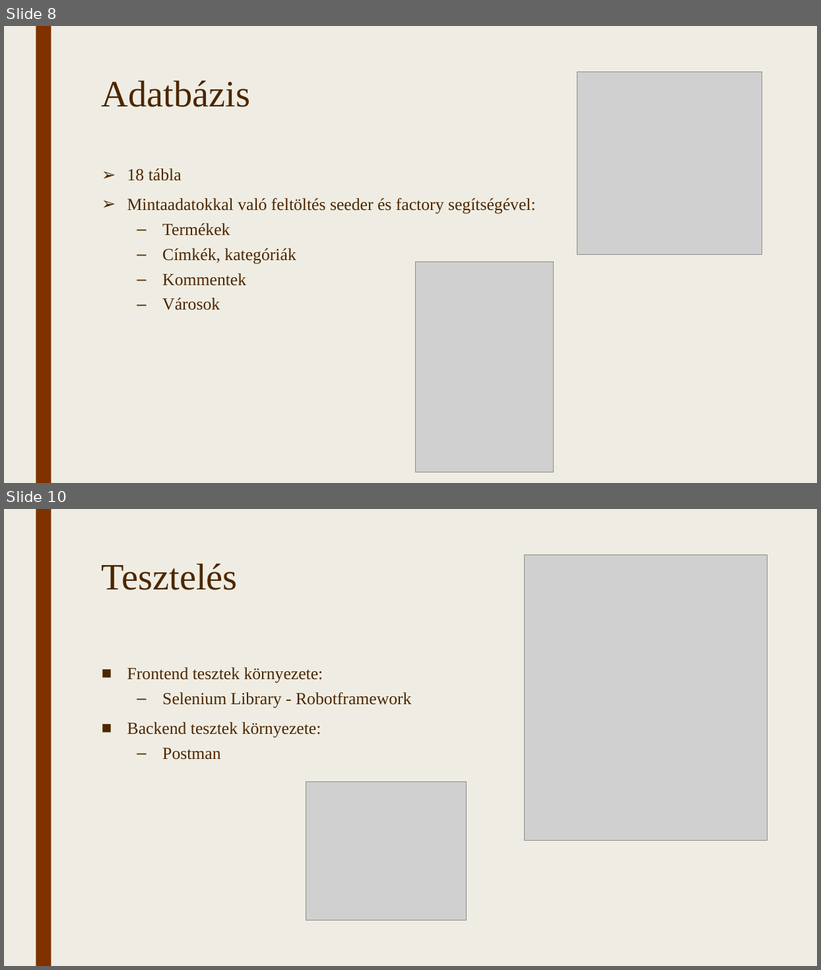
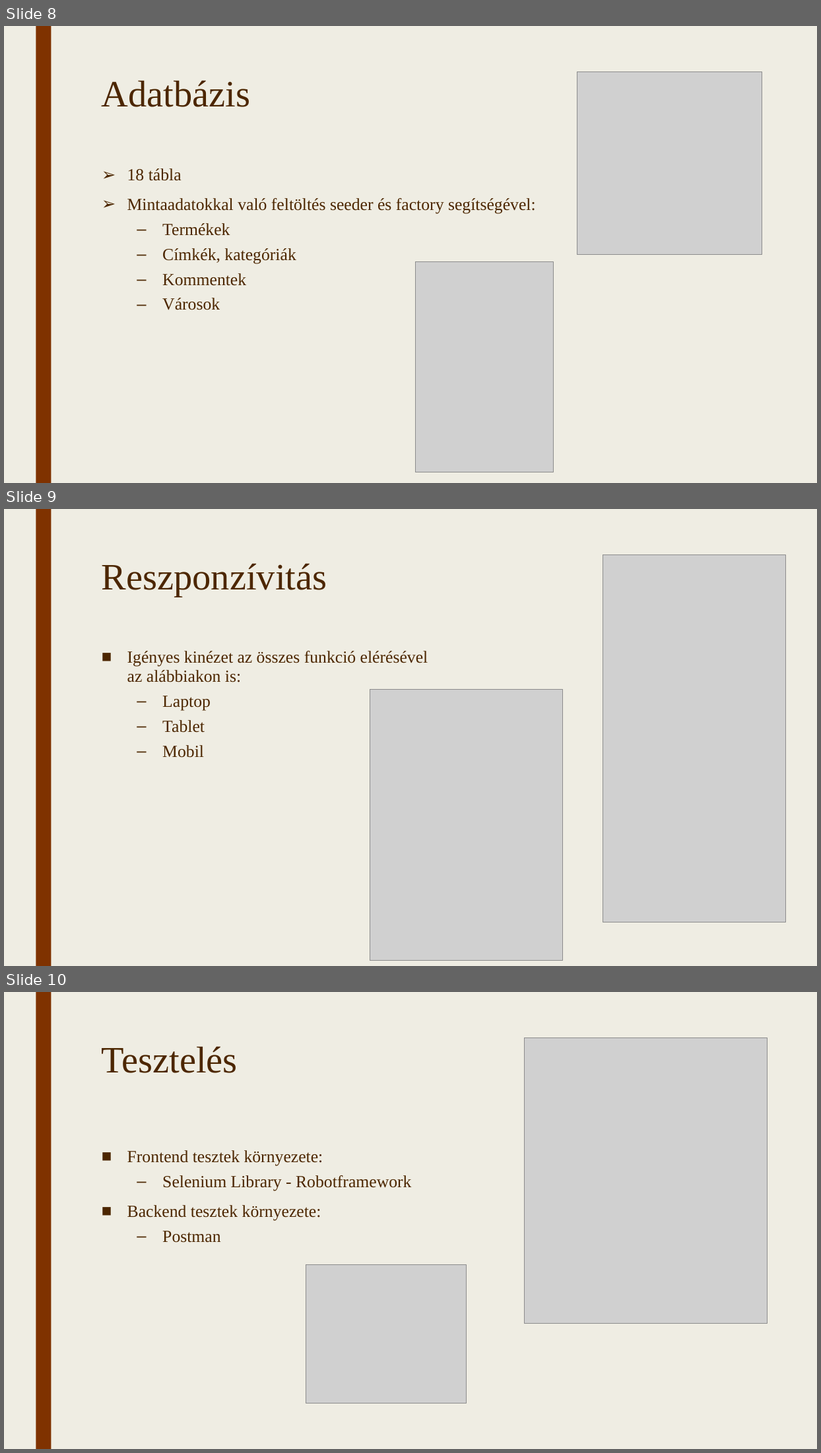
Before and after one commit to TothpalIstvano/13_S1_4_vizsgaremek, a slide deck: Fájlok/Bemutató.pptx. Shown one above the other, each under a label of ours: slides 8 and 10 before the commit, slides 8, 9 and 10 after it; the slides between them are not shown. The pictures are 821x970 and 821x1453 pixels, drawn with LibreOffice and Linux fonts; fonts in the diff are those of the drawing; grey boxes stand for pictures. Boxes give left, top, right and bottom in pixels: in the first picture for what was removed or moved away, otherwise in the second. Text is boxed around its words. In the diff, an @@ line names an element or a change of style, - is before the commit and + after.

```diff
--- a/Fájlok/Bemutató.pptx
+++ b/Fájlok/Bemutató.pptx
@@ slide 9 added at [4,509,817,966], background #EFEDE3; not listed: 1 template element that a slide beside it also shows @@
@@ title added at [102,563,327,597], 44 pt, text #4C2600 @@
+Reszponzívitás
@@ picture added at [603,555,786,923] @@
@@ text added at [127,651,428,758], 20 pt, text #4C2600 @@
+■ Igényes kinézet az összes funkció elérésével az alábbiakon is:
+  – Laptop
+  – Tablet
+  – Mobil
@@ picture added at [370,690,563,961] @@
```
Also in this commit, not shown: 1 slide changed, 2 slides removed, 7 other files.
